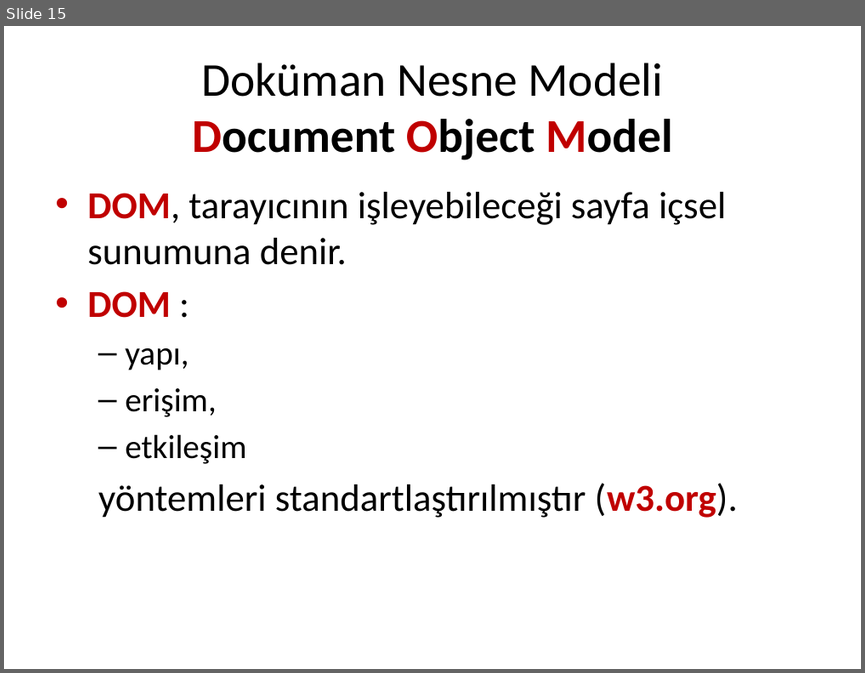
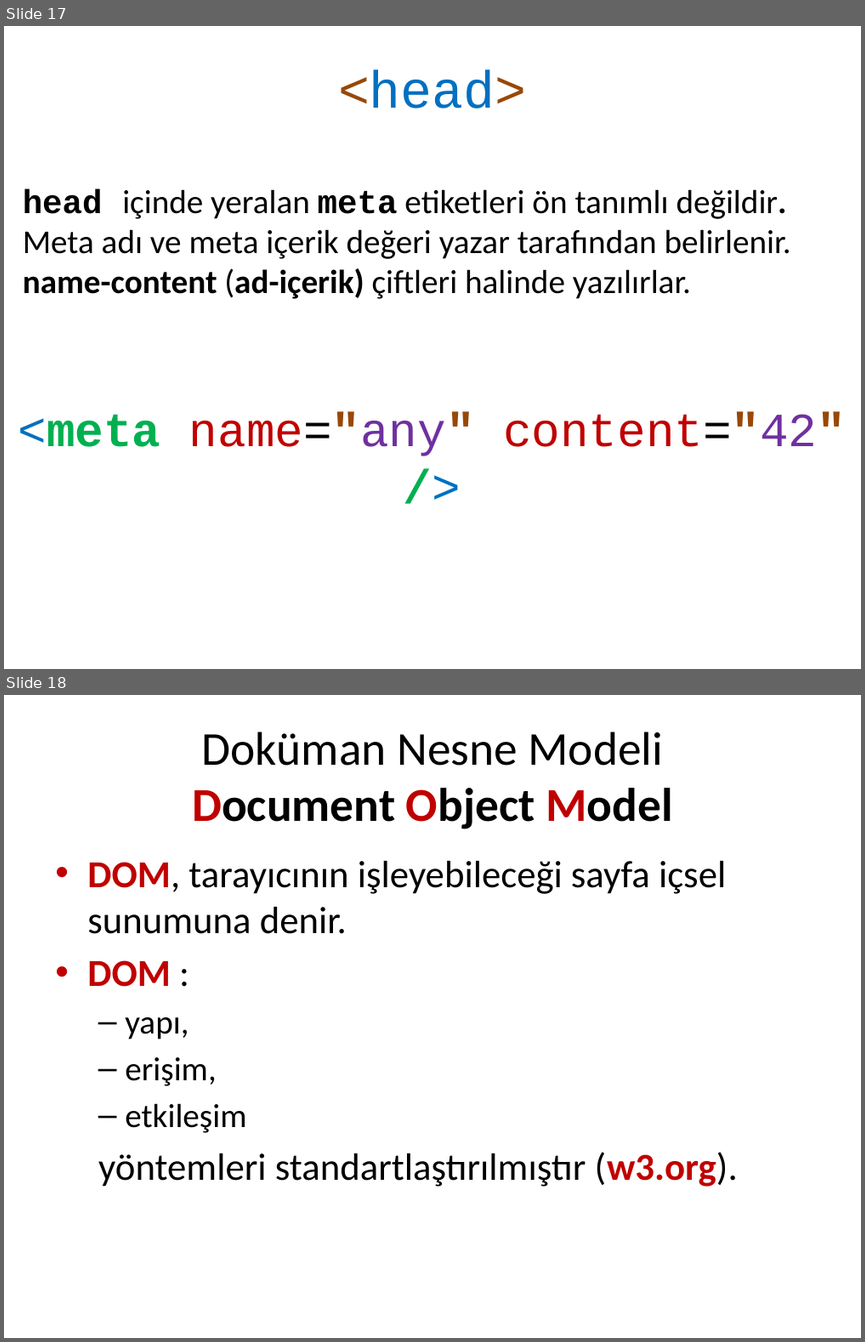
Before and after one commit to cemmerven/html, a slide deck: Html doküman yapısı.pptx. Shown one above the other, each under a label of ours: slide 15 before the commit, slides 17 and 18 after it. The pictures are 865x673 and 865x1342 pixels, drawn with LibreOffice and Linux fonts; fonts in the diff are those of the drawing. Boxes give left, top, right and bottom in pixels: in the first picture for what was removed or moved away, otherwise in the second. Text is boxed around its words. In the diff, an @@ line names an element or a change of style, - is before the commit and + after.

```diff
--- a/Html doküman yapısı.pptx
+++ b/Html doküman yapısı.pptx
@@ slide 17 added at <box>4,26,861,669</box>, background #FFFFFF @@
@@ text added at <box>338,71,527,108</box>, 44 pt, text #0070C0 @@
+<head>
@@ text added at <box>23,189,791,299</box>, 28 pt, text #000000 @@
+head içinde yeralan meta etiketleri ön tanımlı değildir. Meta adı ve meta içerik değeri yazar tarafından belirlenir. name-content (ad-içerik) çiftleri halinde yazılırlar.
@@ text added at <box>18,412,846,456</box>, 40 pt, text #C00000 @@
+<meta name="any" content="42" />
@@ what was slide 15 is now slide 18 @@
```
Also in this commit, not shown: 1 slide changed, 2 other slides added, 3 other files.
